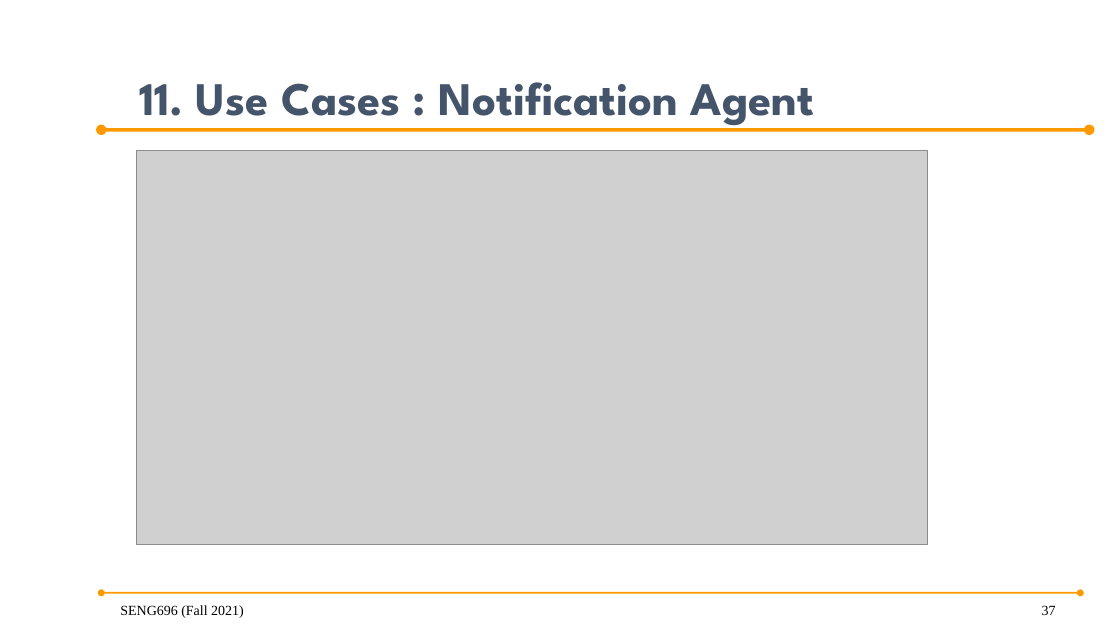
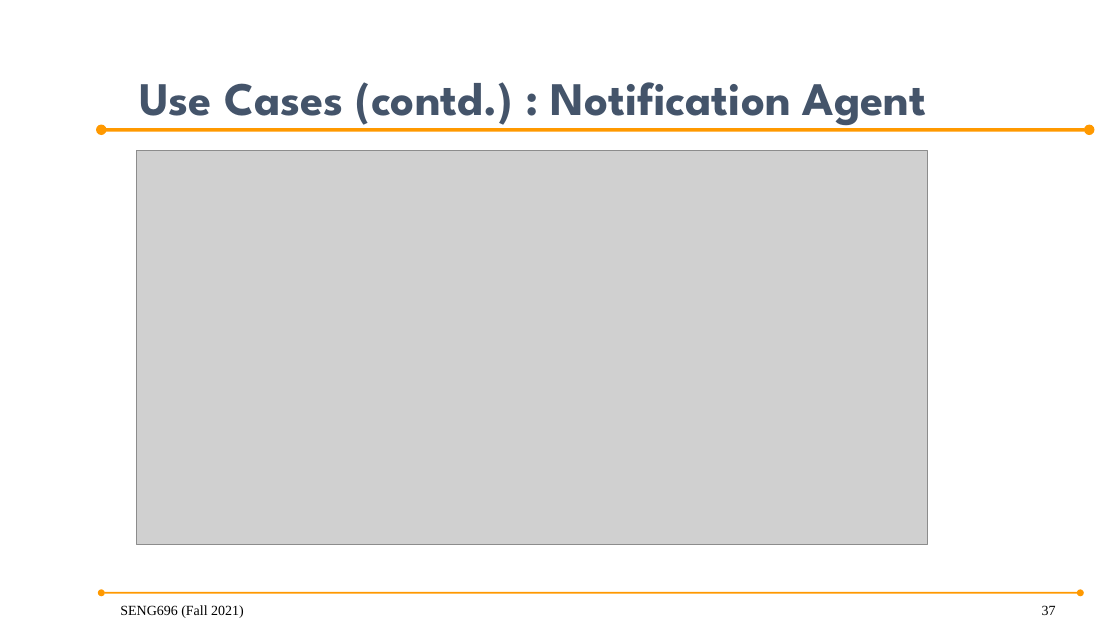
Before and after one commit to anish30145784/SENG696_GroupD, a slide deck: slide 37 of GroupD_ProjectPresentation .pptx. Drawn at 1120x630 pixels with LibreOffice and Linux fonts; fonts in the diff are those of the drawing; grey boxes stand for pictures; background and template pictures are left out. Boxes give left, top, right and bottom in pixels: in the first picture for what was removed or moved away, otherwise in the second. Text is boxed around its words. In the diff, an @@ line names an element or a change of style, - is before the commit and + after.

Commit message:
made some layout changes and added description for the inter agent communication

```diff
--- a/GroupD_ProjectPresentation .pptx
+++ b/GroupD_ProjectPresentation .pptx
@@ title at (139,82,926,129): text changed @@
-11. Use Cases : Notification Agent
+Use Cases (contd.) : Notification Agent
```
Also in this commit, not shown: 9 other slides changed, 3 slides added, 7 other files.
